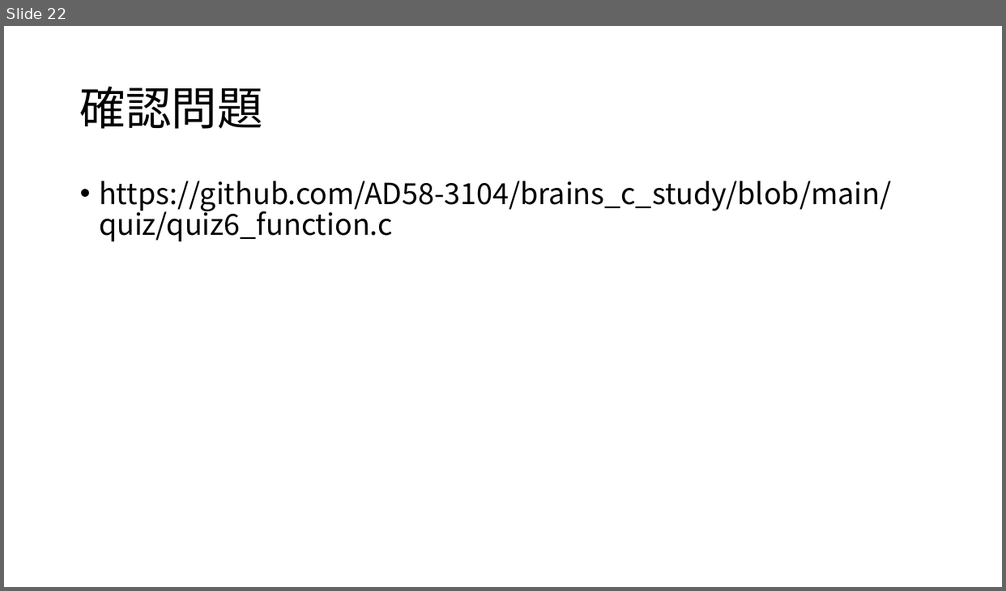
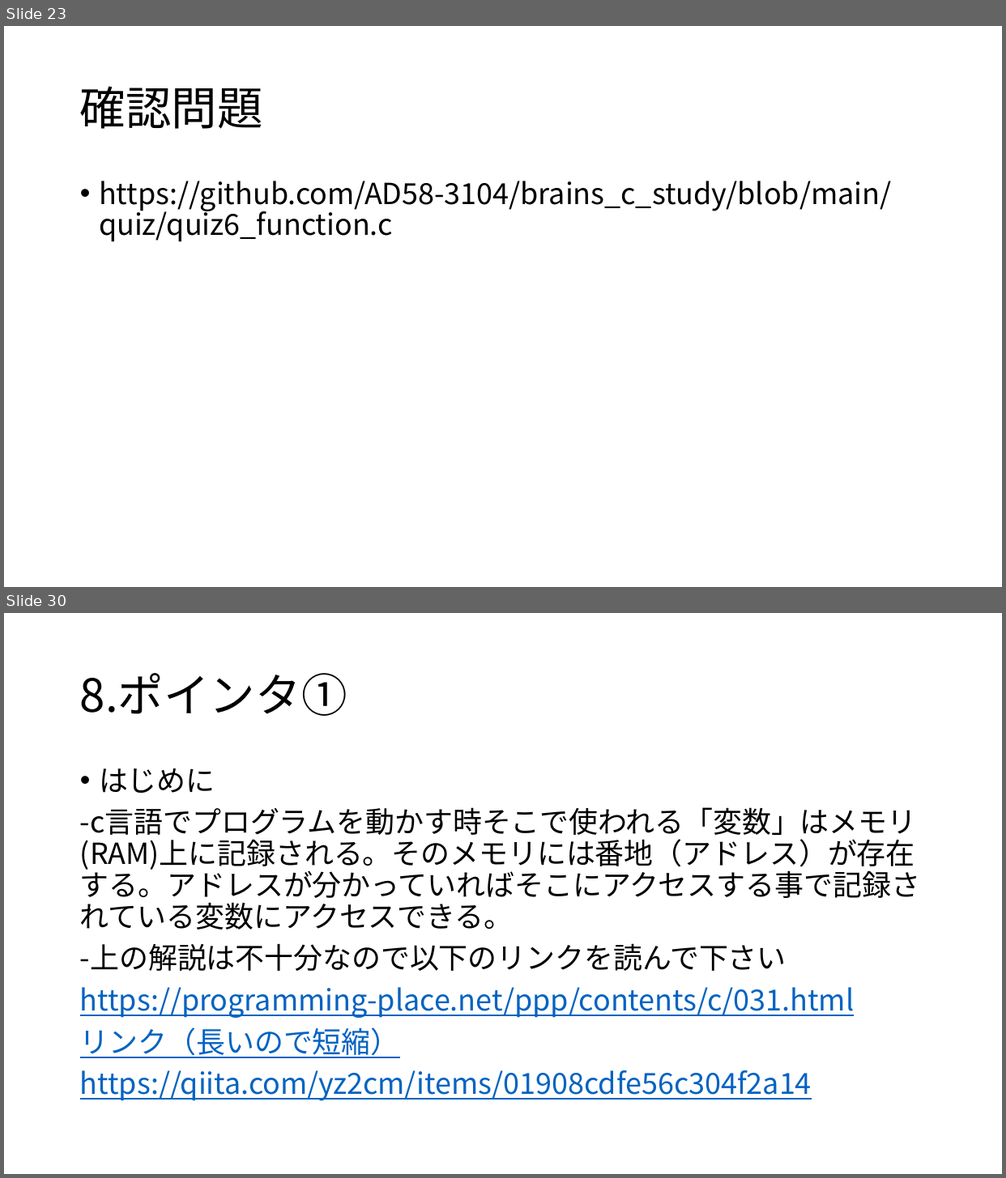
Before and after one commit to AD58-3104/brains_c_study, a slide deck: document/C言語勉強会.pptx. Shown one above the other, each under a label of ours: slide 22 before the commit, slides 23 and 30 after it; the slides between them are not shown. The pictures are 1006x591 and 1006x1178 pixels, drawn with LibreOffice and Linux fonts; fonts in the diff are those of the drawing. Boxes give left, top, right and bottom in pixels: in the first picture for what was removed or moved away, otherwise in the second. Text is boxed around its words. In the diff, an @@ line names an element or a change of style, - is before the commit and + after.

```diff
--- a/document/C言語勉強会.pptx
+++ b/document/C言語勉強会.pptx
@@ slide 30 added at (4,613,1002,1174), background #FFFFFF @@
@@ title added at (80,673,347,716), 44 pt, text #000000 @@
+8.ポインタ①
@@ text added at (80,769,920,1101), 28 pt, text #000000 @@
+• はじめに
+-c言語でプログラムを動かす時そこで使われる「変数」はメモリ(RAM)上に記録される。そのメモリには番地（アドレス）が存在する。アドレスが分かっていればそこにアクセスする事で記録されている変数にアクセスできる。
+-上の解説は不十分なので以下のリンクを読んで下さい
+https://programming-place.net/ppp/contents/c/031.html
+リンク（長いので短縮）
+https://qiita.com/yz2cm/items/01908cdfe56c304f2a14
@@ what was slide 22 is now slide 23 @@
```
Also in this commit, not shown: 3 slides changed, 11 other slides added.
